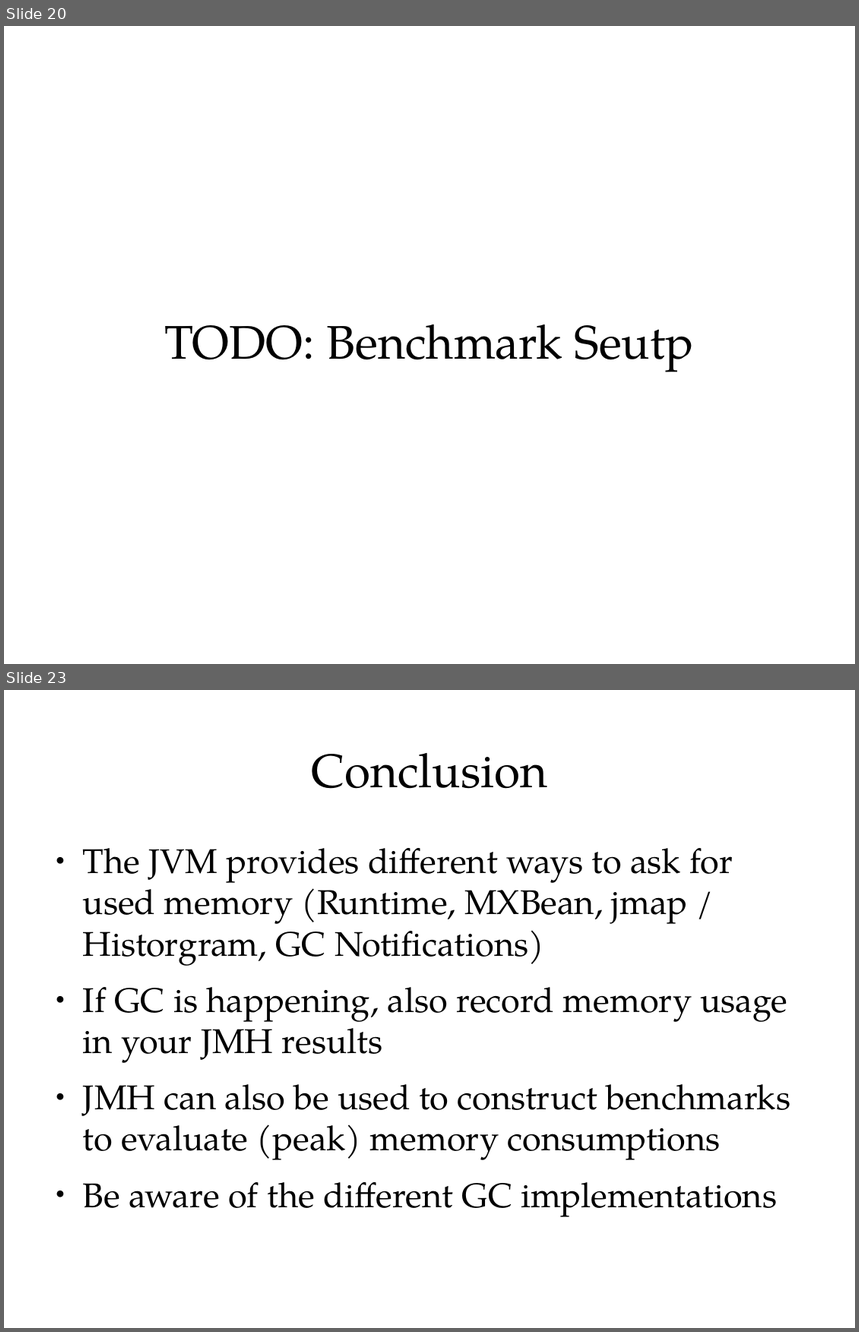
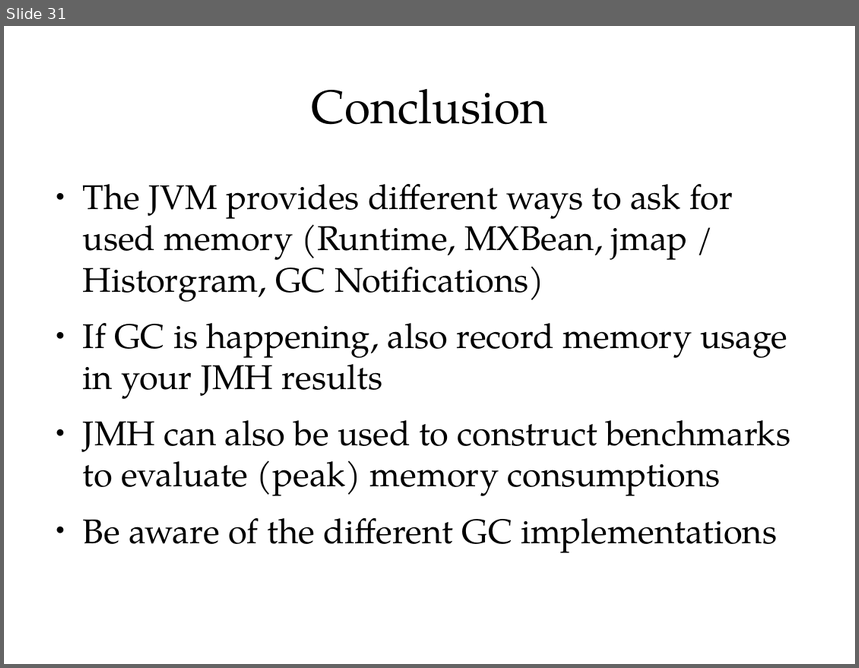
Before and after one commit to cruftex/talk-benchmark-memory, a slide deck: benchmark-memory-with-jmh.odp. Shown one above the other, each under a label of ours: slides 20 and 23 before the commit, slide 31 after it; the slides between them are not shown. The pictures are 859x1332 and 859x668 pixels, drawn with LibreOffice and Linux fonts; fonts in the diff are those of the drawing. Boxes give left, top, right and bottom in pixels: in the first picture for what was removed or moved away, otherwise in the second. Text is boxed around its words. In the diff, an @@ line names an element or a change of style, - is before the commit and + after.

```diff
--- a/benchmark-memory-with-jmh.odp
+++ b/benchmark-memory-with-jmh.odp
@@ slide 20 removed at (4,26,855,664), background #FFFFFF @@
@@ title removed at (164,325,694,373) @@
-TODO: Benchmark Seutp
@@ what was slide 23 is now slide 31 @@
```
Also in this commit, not shown: 1 slide changed, 11 slides added, 2 other slides removed, 1 other file.
